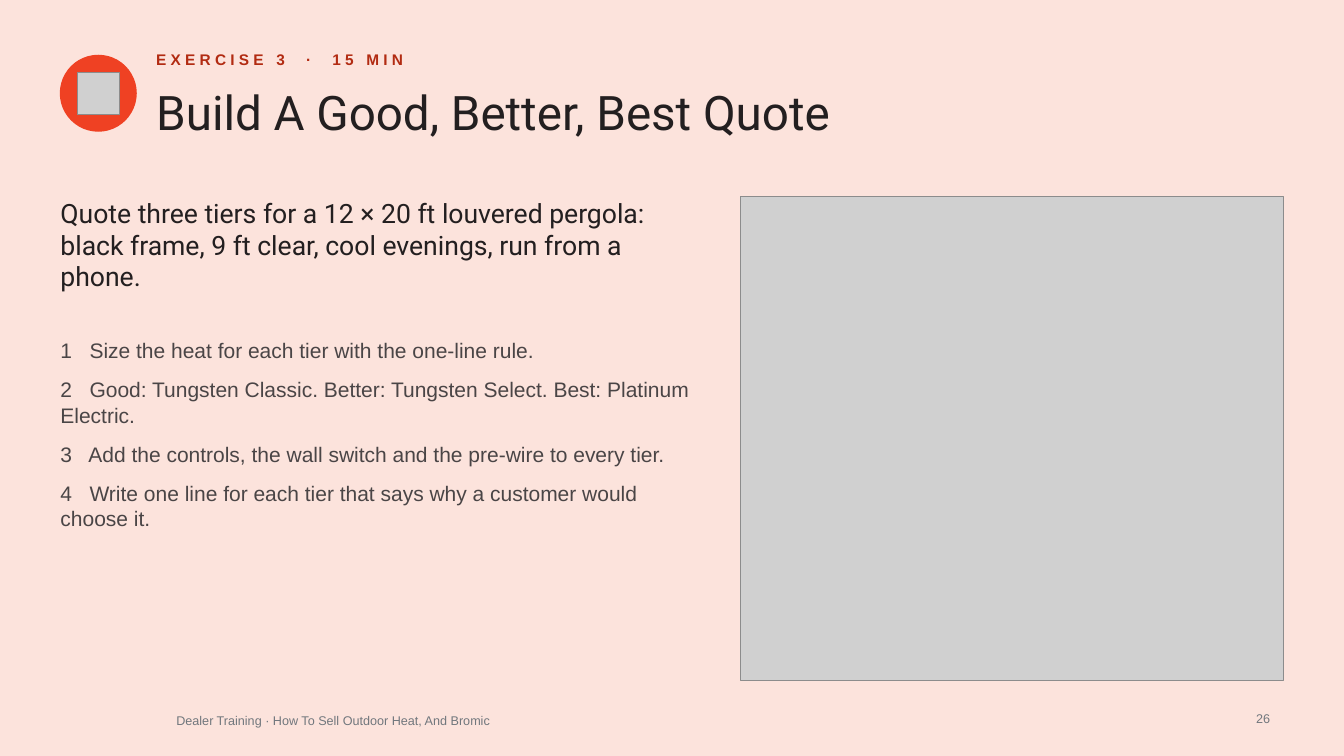
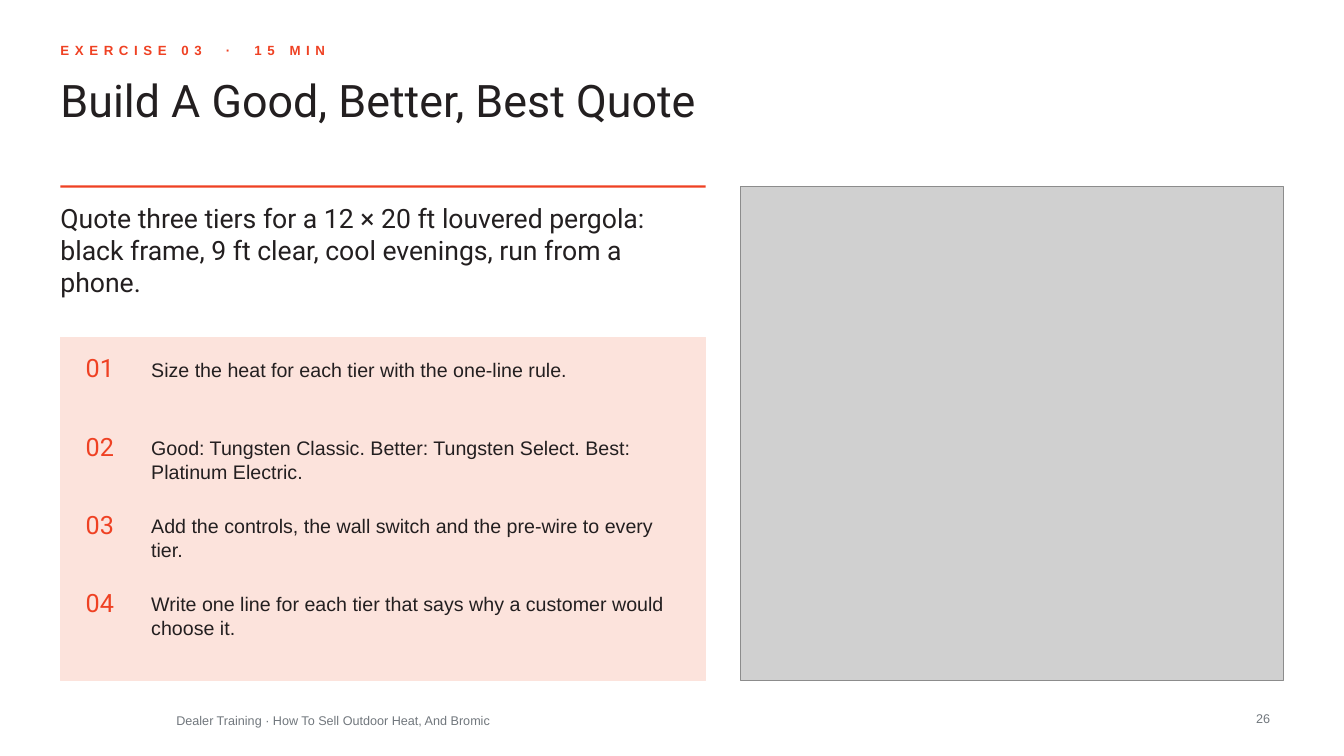
Before and after one commit to aayuvis/Bromic_Marketing, a slide deck: slide 26 of decks/training/out/Bromic-Dealer-How-To-Sell-Outdoor-Heat.pptx. Drawn at 1344x756 pixels with LibreOffice and Linux fonts; fonts in the diff are those of the drawing; grey boxes stand for pictures; background and template pictures are left out. Boxes give left, top, right and bottom in pixels: in the first picture for what was removed or moved away, otherwise in the second. Text is boxed around its words. In the diff, an @@ line names an element or a change of style, - is before the commit and + after.

```diff
--- a/decks/training/out/Bromic-Dealer-How-To-Sell-Outdoor-Heat.pptx
+++ b/decks/training/out/Bromic-Dealer-How-To-Sell-Outdoor-Heat.pptx
@@ background #FCE3DC to #FFFFFF @@
@@ ellipse removed at bbox=[60, 55, 136, 131] @@
@@ text at bbox=[156, 54, 403, 65]: text changed; size 11 to 9.5 pt; text colour #B22B12 to #EF4123 @@
-EXERCISE 3 · 15 MIN
+EXERCISE 03 · 15 MIN
@@ title "Build A Good, Better, Best ...": place and size @@
-title "Build A Good, Better, Best ..." at bbox=[156, 94, 830, 137]
+title "Build A Good, Better, Best ..." at bbox=[60, 83, 695, 123]
@@ title "Build A Good, Better, Best ..." at bbox=[60, 83, 695, 123]: size 34 to 32 pt @@
@@ picture removed at bbox=[78, 72, 120, 114] @@
@@ text "Quote three tiers for a ...": place and size @@
-text "Quote three tiers for a ..." at bbox=[60, 202, 644, 292]
+text "Quote three tiers for a ..." at bbox=[60, 207, 644, 298]
@@ line added from (60, 187) to (706, 187), #EF4123 1.5 pt @@
@@ picture: place and size @@
-picture at bbox=[741, 197, 1284, 681]
+picture at bbox=[741, 187, 1284, 681]
@@ text removed at bbox=[60, 343, 689, 526] @@
-1 Size the heat for each tier with the one-line rule.
-2 Good: Tungsten Classic. Better: Tungsten Select. Best: Platinum Electric.
-3 Add the controls, the wall switch and the pre-wire to every tier.
-4 Write one line for each tier that says why a customer would choose it.
@@ rectangle added at bbox=[60, 338, 706, 681], fill #FCE3DC, outline #FCE3DC 1 pt @@
@@ text added at bbox=[86, 359, 114, 378], 18 pt, text #EF4123 @@
+01
@@ text added at bbox=[151, 362, 566, 378], 14 pt, text #231F20 @@
+Size the heat for each tier with the one-line rule.
@@ text added at bbox=[86, 438, 114, 457], 18 pt, text #EF4123 @@
+02
@@ text added at bbox=[151, 440, 630, 479], 14 pt, text #231F20 @@
+Good: Tungsten Classic. Better: Tungsten Select. Best: Platinum Electric.
@@ text added at bbox=[86, 516, 114, 535], 18 pt, text #EF4123 @@
+03
@@ text added at bbox=[151, 518, 653, 557], 14 pt, text #231F20 @@
+Add the controls, the wall switch and the pre-wire to every tier.
@@ text added at bbox=[86, 594, 114, 613], 18 pt, text #EF4123 @@
+04
@@ text added at bbox=[151, 596, 663, 635], 14 pt, text #231F20 @@
+Write one line for each tier that says why a customer would choose it.
```
Also in this commit, not shown: 28 other slides changed, 58 other files.
